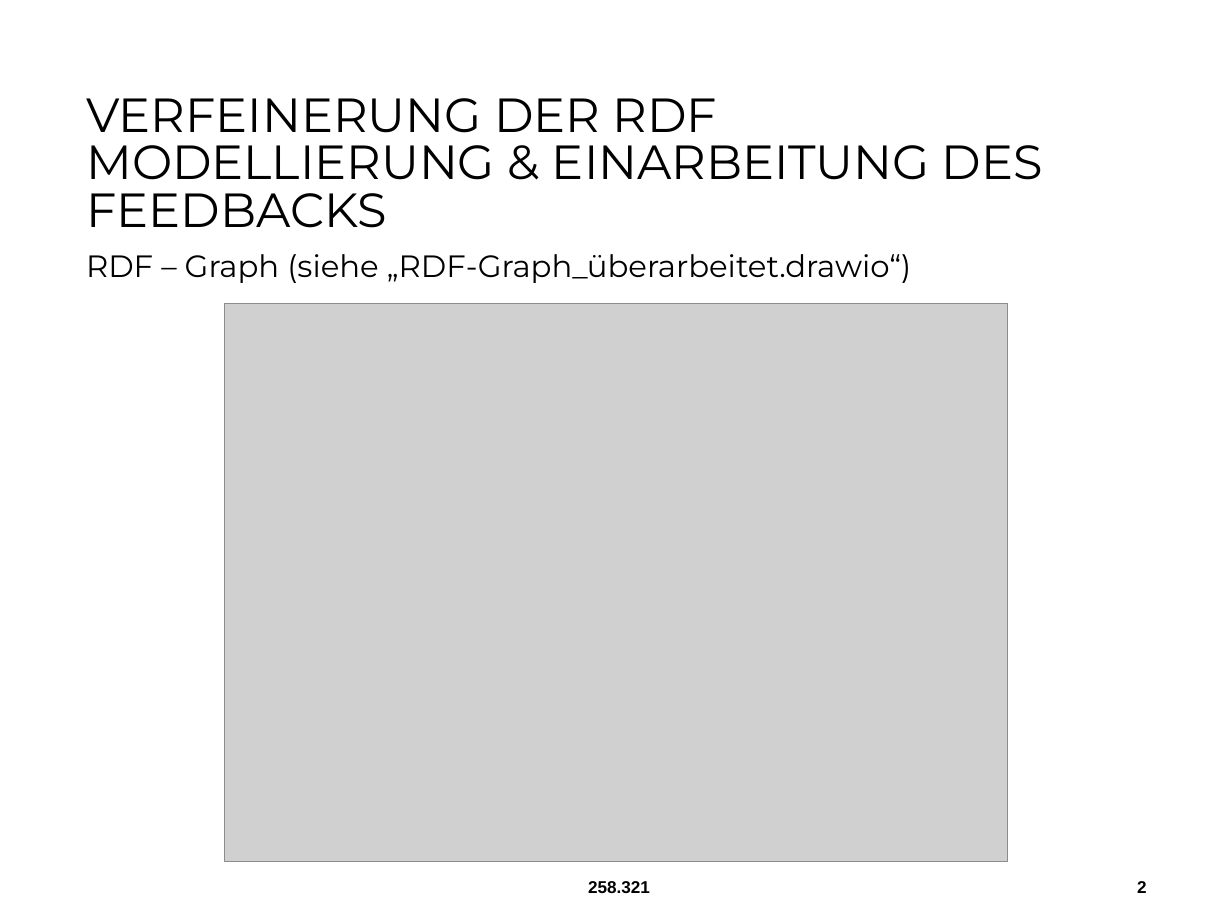
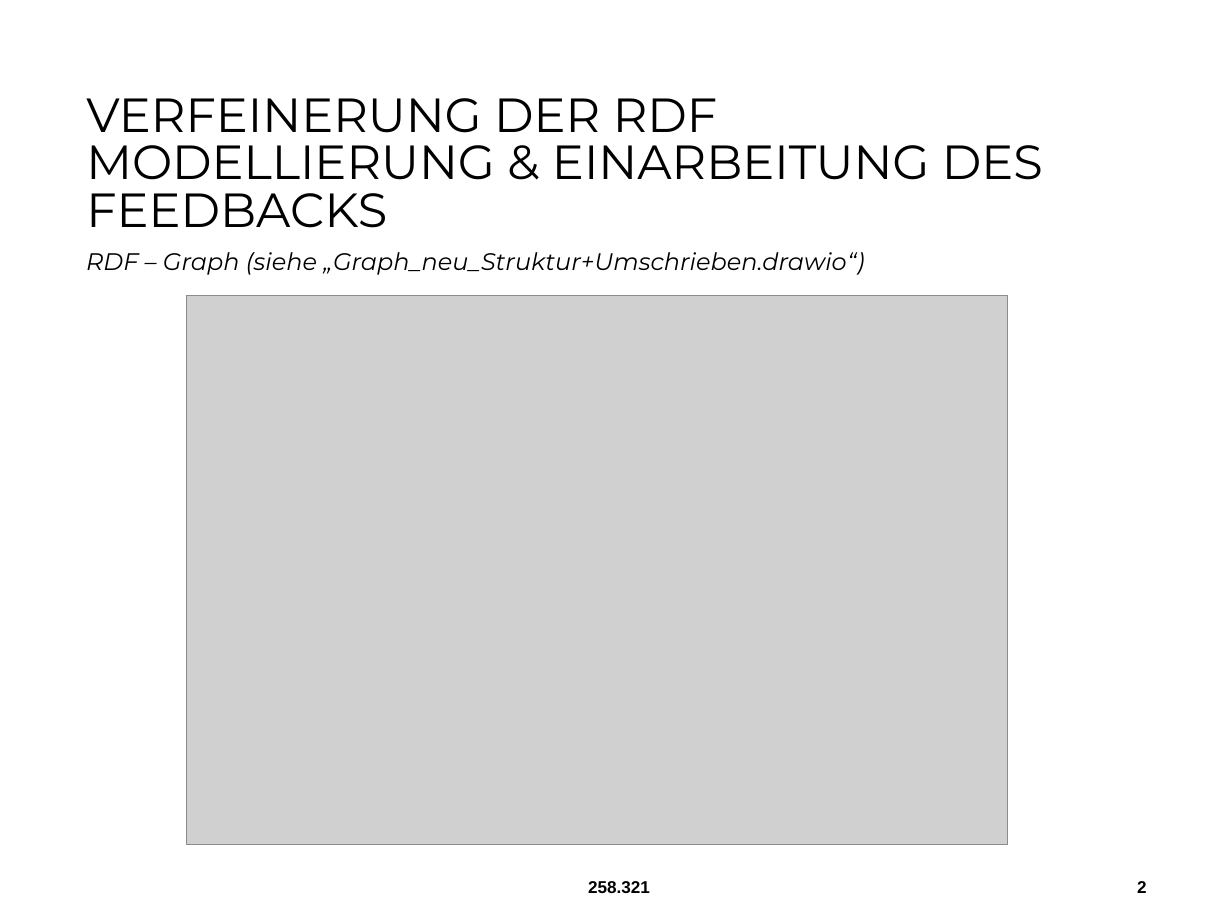
Before and after one commit to Kaltrin1/DKE_PR, a slide deck: slide 2 of Zwischenpräsentation/Zwischenpräsentation_11.05.2020.pptx. Drawn at 1232x924 pixels with LibreOffice and Linux fonts; fonts in the diff are those of the drawing; grey boxes stand for pictures; background and template pictures are left out. Boxes give left, top, right and bottom in pixels: in the first picture for what was removed or moved away, otherwise in the second. Text is boxed around its words. In the diff, an @@ line names an element or a change of style, - is before the commit and + after.

```diff
--- a/Zwischenpräsentation/Zwischenpräsentation_11.05.2020.pptx
+++ b/Zwischenpräsentation/Zwischenpräsentation_11.05.2020.pptx
@@ text at [86, 252, 864, 275]: text changed; size 18 to 14 pt; italic on @@
-RDF – Graph (siehe „RDF-Graph_überarbeitet.drawio“)
+RDF – Graph (siehe „Graph_neu_Struktur+Umschrieben.drawio“)
@@ picture: place and size @@
-picture at [224, 304, 1007, 862]
+picture at [186, 296, 1008, 845]
```
Also in this commit, not shown: 4 other slides changed, 4 slides removed, 6 other files.
